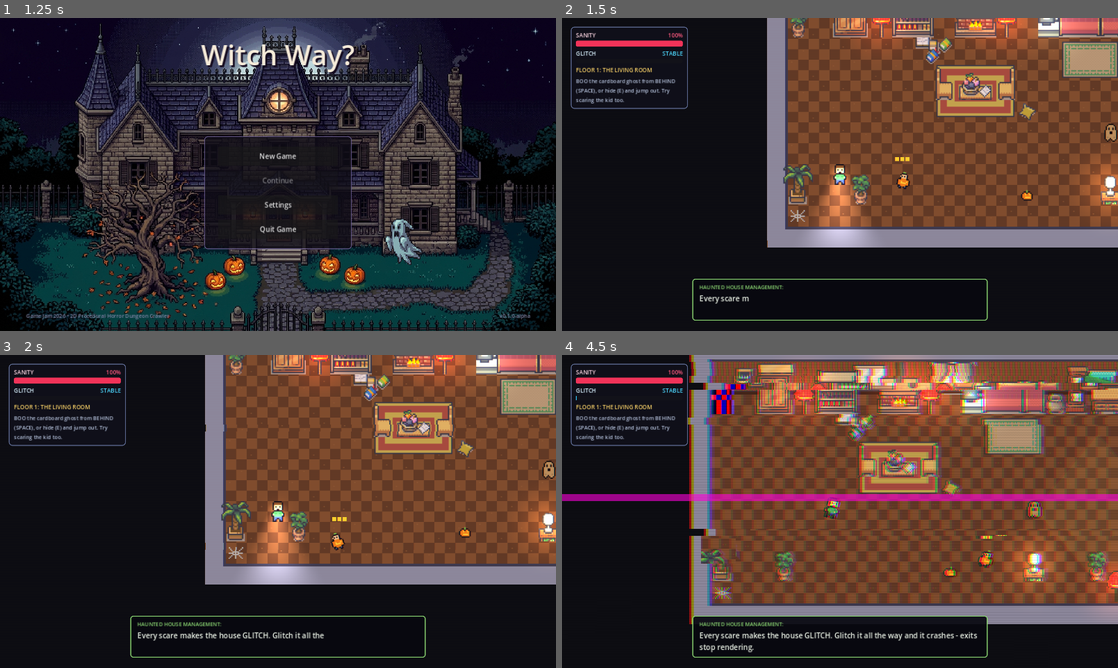
Above: before the commit, frames 1-4 (two rows, left to right).
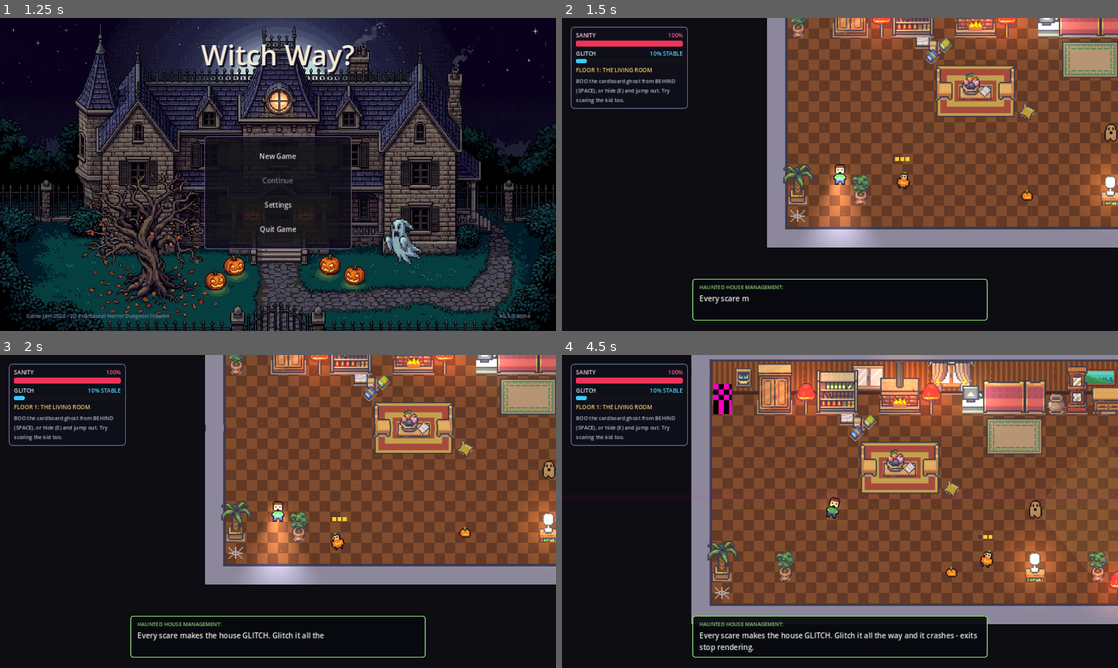
Above: after the commit, the same moments.

Repository: Anchevskiii/GameJam2026-WitchWay-
Game: Godot game, scene res://scenes/ui/main_menu.tscn
Two runs of this game, one before a commit and one after it. Both use one fixed random seed, a clock stepped at 60 frames per second and the inputs below.
Inputs (mouse positions are in pixels of both pictures, inside the frame that each line leads up to):
- Up to frame 1 (1.25 s): tap Enter at 0.5 s; move the mouse to (400, 158) at 0.52 s; hold D (move_right) from 0.53 s (still down); hold E (interact) from 0.53 s (still down); click (400, 158) at 0.67 s
- Up to frame 2 (1.5 s): release D (move_right) at 1.25 s; release E (interact) at 1.25 s; click "New Game" at 1.25 s
- Up to frame 3 (2 s): no input
- Up to frame 4 (4.5 s): move the mouse to (728, 527) at 2.02 s; hold S (move_down) 2.03-2.78 s; tap E (interact) at 2.1, 3.8 s; click (728, 527) at 2.17 s; move the mouse to (895, 442) at 2.77 s; hold D (move_right) 2.78-3.53 s; hold E (interact) 2.78-3.53 s; tap Space (scare) at 2.85 s; click (895, 442) at 2.92 s; move the mouse to (812, 574) at 3.52 s; hold W (move_up) 3.53-4.28 s; tap Shift (sprint) at 3.6 s; click (812, 574) at 3.67 s; move the mouse to (1006, 558) at 4.27 s; hold A (move_left) from 4.28 s (still down); hold E (interact) from 4.28 s (still down); tap F (toggle_flashlight) at 4.35 s; click (1006, 558) at 4.42 s

Frame 1 is identical in both runs. In frame 2, 0.1% of the frame differs, in the area x 2-90%, y 0-74%; in frame 3, 0.2%; in frame 4, 19%, in the area x 0-100%, y 0-86%.

Commit message:
feat: scale glitch to meter, speed up sanity regen, show key status, and fix locked doors and intro clicks

Diff:
--- a/_autoloads/game_manager.gd
+++ b/_autoloads/game_manager.gd
@@ -16,6 +16,12 @@
 @export var cpu_decay_rate: float = 6.0
 ## Seconds the meter holds after the last gain before it starts draining.
 @export var glitch_hold_time: float = 2.5
+
+@export_group("Glitch Display")
+## The GLITCH bar never reads 0: the house is always a little broken.
+@export var min_glitch_display: float = 10.0
+## The GLITCH bar moves in steps of this many percent.
+@export var glitch_display_step: float = 5.0
 
 @export_group("Difficulty")
 ## Every monster's wind-up is multiplied by this (lower = they scare you faster).
@@ -208,3 +214,15 @@
 ## Only clears the CPU meter (used when walking into a new room; sanity carries over).
 func reset_cpu_load() -> void:
 	_set_cpu_load(0.0)
+
+
+## The GLITCH bar value, and the screen glitch strength, are driven by this.
+## The real meter is rounded up in steps (so the bar never sits on 0), but it only
+## reaches 100% when the house actually crashes.
+func glitch_level() -> float:
+	var pct: float = current_cpu_overload / maxf(max_cpu_overload, 1.0) * 100.0
+	var step: float = maxf(glitch_display_step, 0.1)
+	var stepped: float = ceilf(pct / step) * step
+	if pct < 100.0:
+		stepped = minf(stepped, 100.0 - step)
+	return clampf(maxf(stepped, min_glitch_display), min_glitch_display, 100.0)
--- a/assets/shaders/glitch.gdshader
+++ b/assets/shaders/glitch.gdshader
@@ -19,10 +19,11 @@
 	if (rand(vec2(band, t)) < intensity * 0.3) {
 		uv.x += (rand(vec2(t, band)) - 0.5) * 0.09 * intensity;
 	}
-	// Blocks of the picture jump to the wrong place.
+	// Blocks of the picture jump to the wrong place. The jump distance also scales
+	// with intensity, so a calm house only twitches instead of teleporting chunks.
 	vec2 block = floor(uv * vec2(16.0, 9.0));
 	if (rand(block + t) < intensity * 0.05) {
-		uv += (vec2(rand(block + 1.7), rand(block.yx + 3.1)) - 0.5) * 0.06;
+		uv += (vec2(rand(block + 1.7), rand(block.yx + 3.1)) - 0.5) * 0.15 * intensity;
 	}
 
 	// RGB split.
@@ -33,9 +34,10 @@
 
 	// Scanlines.
 	c.rgb *= 1.0 - 0.1 * intensity * step(0.5, fract(uv.y * 120.0));
-	// Magenta "missing texture" stripes.
+	// Magenta "missing texture" stripes. At low intensity they are faint hints.
 	if (rand(vec2(t, band * 0.37)) < intensity * 0.025) {
-		c.rgb = mix(c.rgb, vec3(1.0, 0.0, 0.86), 0.6);
+		float magenta = clamp(intensity * 2.4, 0.0, 1.0) * 0.6;
+		c.rgb = mix(c.rgb, vec3(1.0, 0.0, 0.86), magenta);
 	}
 	c.a = 1.0;
 	COLOR = c;
--- a/scripts/components/sanity_component.gd
+++ b/scripts/components/sanity_component.gd
@@ -8,7 +8,7 @@
 ## Attached to: Player (CharacterBody2D) in scenes/actors/player.tscn
 
 ## Sanity restored per second while standing still.
-@export var still_regen_rate: float = 2.0
+@export var still_regen_rate: float = 18.0
 ## Regeneration multiplier while hiding in a cupboard.
 @export var hidden_regen_multiplier: float = 2.0
 ## Seconds the player must stand still before regeneration starts.
--- a/scripts/fx/glitch_fx.gd
+++ b/scripts/fx/glitch_fx.gd
@@ -8,12 +8,18 @@
 
 const MISSING_TEXTURE: Texture2D = preload("res://assets/sprites/environment/missing_texture.png")
 
-## Glitch shown at 0% meter (a little) and at 100% (a lot).
-@export var calm_intensity: float = 0.04
+## Glitch strength at each meter milestone: calm -> 25% -> 50% -> 80% -> 90% -> 100%.
+@export var calm_intensity: float = 0.0
+@export var flicker_intensity: float = 0.05
+@export var heavy_intensity: float = 0.12
+@export var severe_intensity: float = 0.25
+@export var critical_intensity: float = 0.36
 @export var max_intensity: float = 0.42
 ## Seconds between random bursts when calm, and at 100% meter.
 @export var burst_interval_calm: float = 7.0
 @export var burst_interval_max: float = 0.8
+## Burst strength when calm, and at 100% meter.
+@export var burst_strength_calm: float = 0.02
 @export var burst_strength: float = 0.6
 
 @onready var world: SubViewport = $World
@@ -30,26 +36,39 @@
 func _process(delta: float) -> void:
 	if _material == null:
 		return
-	var meter: float = clampf(GameManager.current_cpu_overload / GameManager.max_cpu_overload, 0.0, 1.0)
-	var intensity: float = lerpf(calm_intensity, max_intensity, meter * meter)
+	var level: float = clampf(GameManager.glitch_level() / 100.0, 0.0, 1.0)
+	var intensity: float = _intensity_for(level)
 
 	_next_burst -= delta
 	if _next_burst <= 0.0:
-		_start_burst(meter)
+		_start_burst(level)
 	if _burst_left > 0.0:
 		_burst_left -= delta
-		intensity = maxf(intensity, burst_strength)
+		intensity = maxf(intensity, lerpf(burst_strength_calm, burst_strength, level * level))
 
 	_material.set_shader_parameter("intensity", intensity)
 
 
-func _start_burst(meter: float) -> void:
+## Keeps the screen in step with the milestones shown on the GLITCH bar.
+func _intensity_for(level: float) -> float:
+	if level < 0.25:
+		return lerpf(calm_intensity, flicker_intensity, inverse_lerp(0.0, 0.25, level))
+	if level < 0.5:
+		return lerpf(flicker_intensity, heavy_intensity, inverse_lerp(0.25, 0.5, level))
+	if level < 0.8:
+		return lerpf(heavy_intensity, severe_intensity, inverse_lerp(0.5, 0.8, level))
+	if level < 0.9:
+		return lerpf(severe_intensity, critical_intensity, inverse_lerp(0.8, 0.9, level))
+	return lerpf(critical_intensity, max_intensity, inverse_lerp(0.9, 1.0, level))
+
+
+func _start_burst(level: float) -> void:
 	_burst_left = randf_range(0.08, 0.25)
-	_next_burst = lerpf(burst_interval_calm, burst_interval_max, meter) * randf_range(0.5, 1.5)
+	_next_burst = lerpf(burst_interval_calm, burst_interval_max, level) * randf_range(0.5, 1.5)
 	_material.set_shader_parameter("seed", randf() * 100.0)
-	if meter > 0.2 or randf() < 0.5:
+	if level > 0.25 or randf() < 0.05:
 		_flash_missing_texture()
-	if meter > 0.4:
+	if level > 0.5:
 		_monster_afterimage()
 
 
--- a/scripts/objects/glitch_door.gd
+++ b/scripts/objects/glitch_door.gd
@@ -128,19 +128,38 @@
 
 func _on_keys_changed(_found: int, _needed: int) -> void:
 	_update_lock_label()
-	if GameManager.has_all_keys() and not requires_cpu_overload and collision and not collision.disabled:
-		AudioManager.play("creak", 0.0, 0.7)
-		_show_as_open_doorway()
-		for body in exit_area.get_overlapping_bodies():
-			_on_exit_area_body_entered(body)  # already standing in the doorway
-
-
-## "LOCKED 1/3" over the door while keys are missing.
+	if not GameManager.has_all_keys():
+		return
+	if not requires_cpu_overload:
+		if collision and not collision.disabled:
+			AudioManager.play("creak", 0.0, 0.7)
+			_show_as_open_doorway()
+			for body in exit_area.get_overlapping_bodies():
+				_on_exit_area_body_entered(body)  # already standing in the doorway
+		return
+	# Keys are done. Make sure a previous re-render can't leave the door permanently
+	# unarmed, and open it right away if the house is already crashing.
+	_armed = true
+	if stage != Stage.GONE and GameManager.current_cpu_overload >= GameManager.max_cpu_overload:
+		_vanish()
+
+
+## Label above the door: which keys are missing, or that only the crash is left.
 func _update_lock_label() -> void:
 	if stage == Stage.GONE:
 		return
-	countdown_label.visible = not GameManager.has_all_keys()
-	countdown_label.text = "LOCKED %d/%d KEYS" % [GameManager.keys_found, GameManager.keys_needed]
+	if not GameManager.has_all_keys():
+		countdown_label.visible = true
+		countdown_label.text = "LOCKED %d/%d KEYS" % [GameManager.keys_found, GameManager.keys_needed]
+		countdown_label.modulate = Color.WHITE
+		return
+	if requires_cpu_overload:
+		countdown_label.visible = true
+		countdown_label.text = "UNLOCKED - CRASH TO OPEN"
+		countdown_label.modulate = Color(0.5, 1.0, 0.6)
+	else:
+		countdown_label.visible = false
+		countdown_label.modulate = Color.WHITE
 
 
 func _vanish() -> void:
@@ -149,9 +168,14 @@
 	sprite.visible = false
 	collision.set_deferred("disabled", true)
 	countdown_label.visible = true
+	countdown_label.modulate = Color.WHITE
 	AudioManager.play("glitch")
 	EventBus.bug_triggered.emit("door_not_rendered")
 	Narrator.say_event("door_gone", {}, true)
+	# If the player was already standing in the doorway when it vanished, let them
+	# through now - body_entered will not fire again for a body that is already inside.
+	for body in exit_area.get_overlapping_bodies():
+		_on_exit_area_body_entered(body)
 
 
 ## Seconds a player walking (not sprinting) needs to get here, with some slack.
--- a/scripts/ui/hud.gd
+++ b/scripts/ui/hud.gd
@@ -40,7 +40,7 @@
 	room_label.get_parent().add_child(_keys_label)
 	room_label.get_parent().move_child(_keys_label, room_label.get_index())
 	EventBus.keys_changed.connect(_on_keys_changed)
-	EventBus.house_awakened.connect(func() -> void: _keys_label.text = "ALL KEYS - GET OUT!")
+	EventBus.house_awakened.connect(_on_house_awakened)
 	_on_sanity_changed(GameManager.current_sanity, GameManager.max_sanity)
 	_on_cpu_overload_changed(GameManager.current_cpu_overload, GameManager.max_cpu_overload)
 
@@ -53,31 +53,48 @@
 	sanity_bar.modulate = Color(1, 1, 1) if pct > 25 else Color(1, 0.6, 0.6)
 
 
-func _on_cpu_overload_changed(current: float, max_val: float) -> void:
-	cpu_bar.max_value = max_val
-	cpu_bar.value = current
-	var pct: int = int((current / maxf(max_val, 1.0)) * 100.0)
+func _on_cpu_overload_changed(_current: float, _max_val: float) -> void:
+	var level: float = GameManager.glitch_level()
+	cpu_bar.max_value = 100.0
+	cpu_bar.value = level
+	var pct: int = int(level)
 	# The glitch meter in words: scaring things makes the house glitch; at 100% it crashes.
 	if pct >= 100:
 		cpu_label.text = "CRASHED!"
 		_cpu_fill.bg_color = CPU_OVERLOAD
-	elif pct >= 75:
+	elif pct >= 90:
 		cpu_label.text = "%d%% CRASHING" % pct
+		_cpu_fill.bg_color = CPU_HOT
+	elif pct >= 80:
+		cpu_label.text = "%d%% SEVERE" % pct
 		_cpu_fill.bg_color = CPU_HOT
 	elif pct >= 50:
 		cpu_label.text = "%d%% LAGGING" % pct
 		_cpu_fill.bg_color = CPU_WARM
-	elif pct >= 20:
+	elif pct >= 25:
 		cpu_label.text = "%d%% FLICKERING" % pct
 		_cpu_fill.bg_color = CPU_CALM
 	else:
-		cpu_label.text = "STABLE"
+		cpu_label.text = "%d%% STABLE" % pct
 		_cpu_fill.bg_color = CPU_CALM
 
 
 func _on_keys_changed(found: int, needed: int) -> void:
 	_keys_label.visible = needed > 0
-	_keys_label.text = "KEYS %d/%d" % [found, needed]
+	if needed <= 0:
+		return
+	var has_all: bool = found >= needed
+	if has_all:
+		_keys_label.text = "KEYS: ALL FOUND (%d/%d)" % [found, needed]
+	else:
+		_keys_label.text = "KEYS: %d/%d - LOCKED" % [found, needed]
+	_keys_label.add_theme_color_override("font_color",
+		Color(0.4, 1.0, 0.5) if has_all else Color(1.0, 0.85, 0.3))
+
+
+func _on_house_awakened() -> void:
+	_keys_label.text = "KEYS: ALL FOUND (%d/%d)" % [GameManager.keys_found, GameManager.keys_needed]
+	_keys_label.add_theme_color_override("font_color", Color(0.4, 1.0, 0.5))
 
 
 func _on_room_entered(room_title: String, objective: String) -> void:
--- a/scripts/ui/main_menu.gd
+++ b/scripts/ui/main_menu.gd
@@ -37,6 +37,8 @@
 const GHOST_TARGET_POS: Vector2 = Vector2(930.0, 520.0)
 
 func _ready() -> void:
+	# Let clicks on the empty background reach _unhandled_input so they can skip the intro.
+	mouse_filter = Control.MOUSE_FILTER_IGNORE
 	_setup_buttons()
 	_check_save_state()
 	_setup_intro_initial_state()
@@ -77,8 +79,10 @@
 
 	_ghost_reached_lawn = false
 
-	# Menu UI hidden initially
+	# Menu UI hidden initially - not just transparent, so invisible buttons can't be clicked.
 	if main_layout:
+		main_layout.visible = false
+		main_layout.mouse_filter = Control.MOUSE_FILTER_IGNORE
 		main_layout.modulate.a = 0.0
 
 func _process(delta: float) -> void:
@@ -117,6 +121,7 @@
 	_intro_tween.tween_property(ghost_sprite, "scale", Vector2(2.4, 2.4), 1.5).set_delay(3.0).set_trans(Tween.TRANS_QUAD).set_ease(Tween.EASE_OUT)
 
 	# 5. Fade in Main Menu UI
+	_intro_tween.chain().tween_callback(_reveal_menu)
 	_intro_tween.chain().tween_property(main_layout, "modulate:a", 1.0, 0.8).set_trans(Tween.TRANS_SINE)
 	_intro_tween.chain().tween_callback(func() -> void:
 		_ghost_reached_lawn = true
@@ -160,7 +165,16 @@
 		ghost_sprite.modulate.a = 1.0
 
 	if main_layout:
+		_reveal_menu()
 		main_layout.modulate.a = 1.0
+
+
+## Makes the menu interactive only once the intro actually shows it.
+func _reveal_menu() -> void:
+	if main_layout == null:
+		return
+	main_layout.visible = true
+	main_layout.mouse_filter = Control.MOUSE_FILTER_STOP
 
 func _setup_buttons() -> void:
 	if new_game_button:
